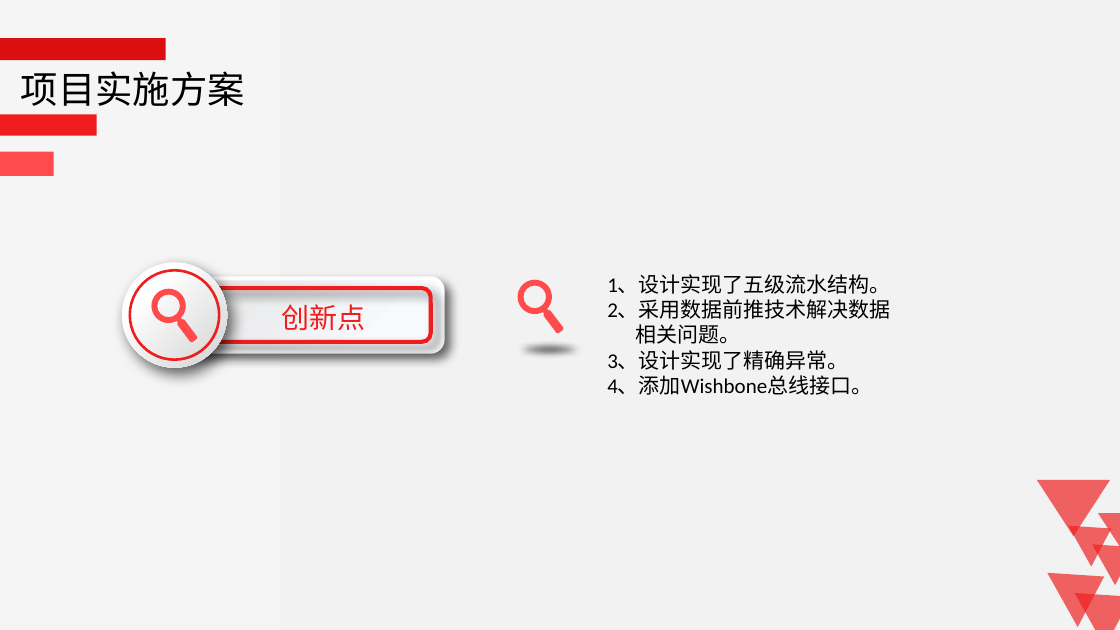
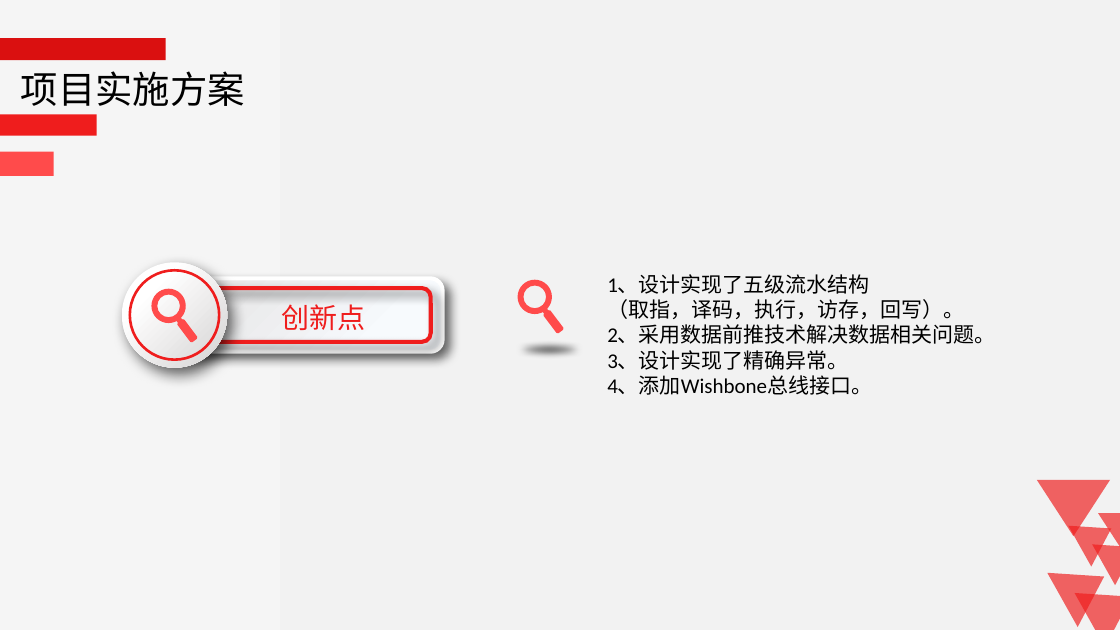
Before and after one commit to CherryYang05/OpenMIPS_CPU, a slide deck: slide 8 of 项目答辩.pptx. Drawn at 1120x630 pixels with LibreOffice and Linux fonts; fonts in the diff are those of the drawing. Boxes give left, top, right and bottom in pixels: in the first picture for what was removed or moved away, otherwise in the second. Text is boxed around its words. In the diff, an @@ line names an element or a change of style, - is before the commit and + after.

```diff
--- a/项目答辩.pptx
+++ b/项目答辩.pptx
@@ text at [607, 274, 996, 344]: text changed @@
-1、设计实现了五级流水结构。
-2、采用数据前推技术解决数据 相关问题。
+1、设计实现了五级流水结构
+（取指，译码，执行，访存，回写）。
+2、采用数据前推技术解决数据相关问题。
```
Also in this commit, not shown: 4 other slides changed.
